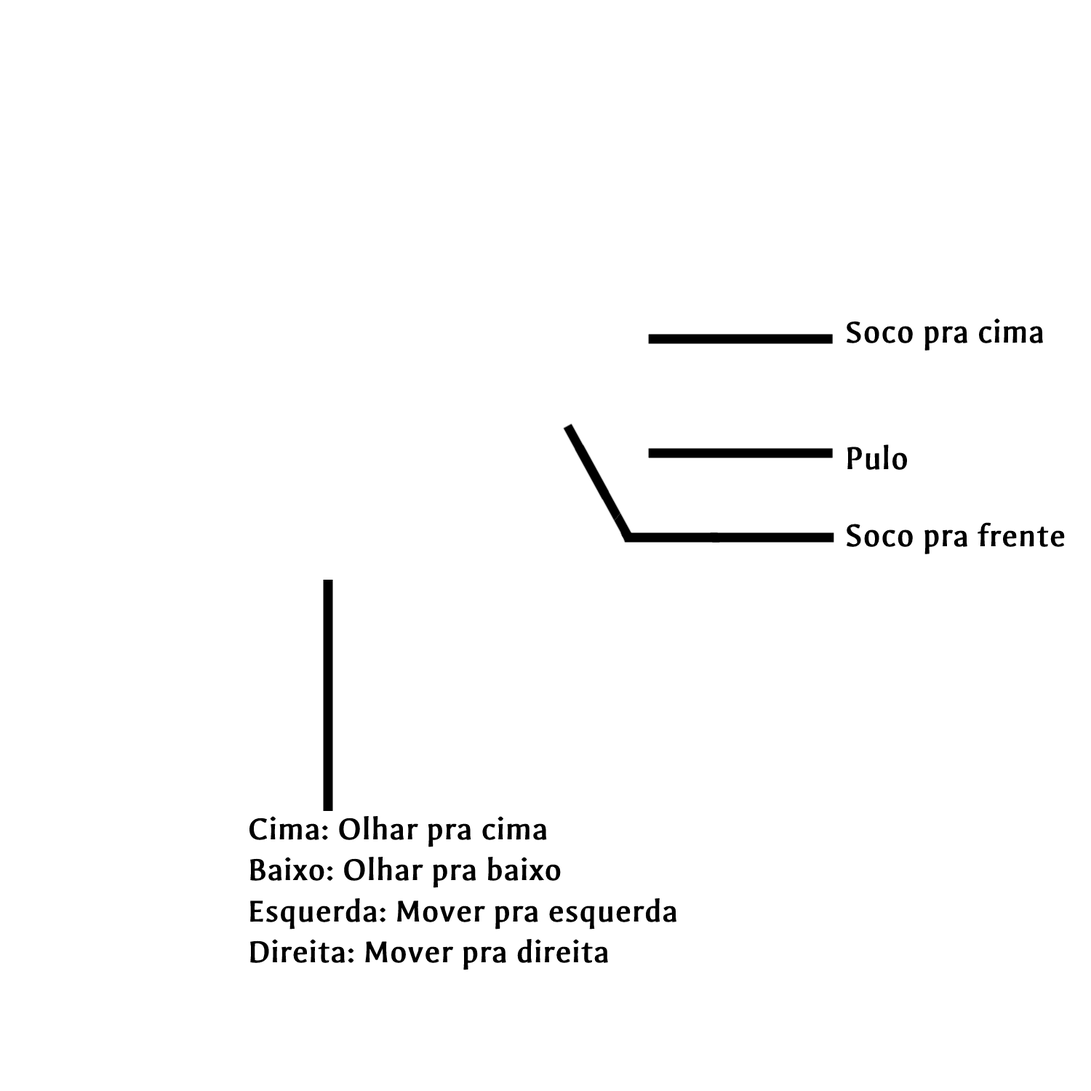
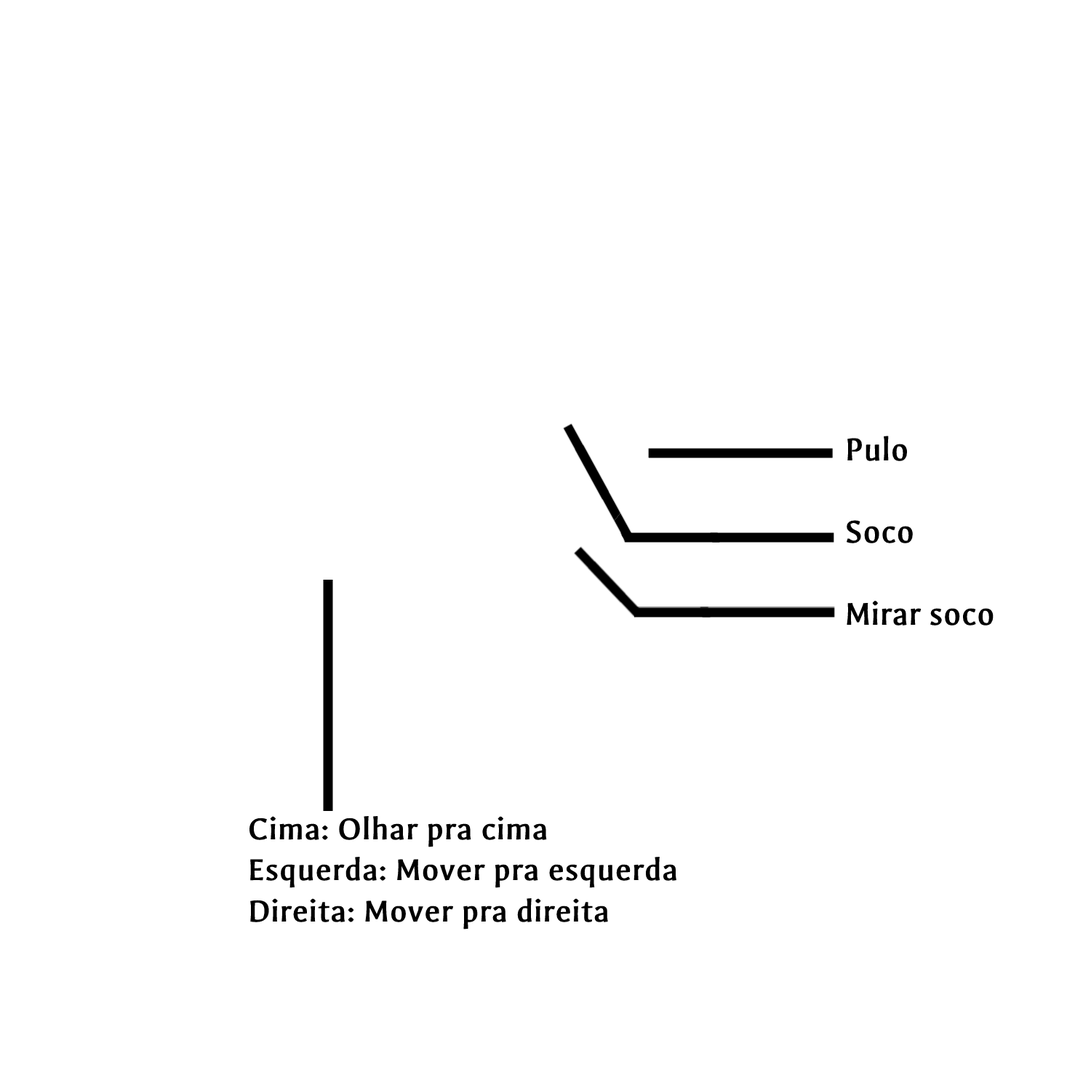
Layers edited between the first and the second 1091×1091 image:
renamed "Soco pra cima Pulo Soco pra fr" to "Pulo Soco Mirar soco", painted on it over [847, 318, 1066, 626]
renamed "Cima: Olhar pra cima Baixo: Olha" to "Cima: Olhar pra cima Esquerda: M", painted on it over [250, 857, 677, 971]
added layer "Camada 1 copy" in group "Pasta 2" over [573, 546, 641, 618]
added layer "Pasta 1 copy" in group "Pasta 2" over [634, 606, 836, 618]
painted on "Pasta 1" over [648, 333, 834, 345]
